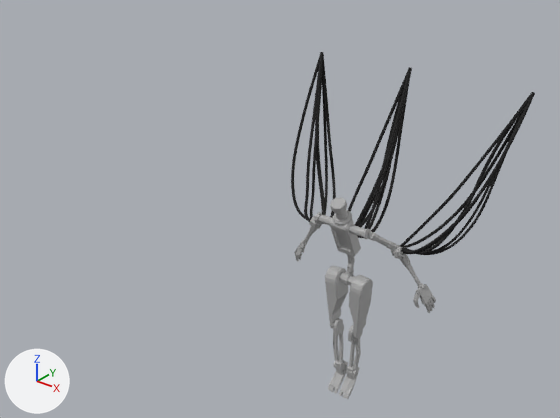
The FBX model Assets/-Ian/Model/Storytelling/RobotEnvironment.fbx as it was, and as the next commit left it.
Camera for both pictures: a 50 mm camera at (78.5, 17.8, 61.7) aimed at (8.0, 105.9, 7.1). The lights are fixed; the arrows at lower left show +X, +Y and +Z. The older version comes first. Where no turn or scale is listed for an object, it has been applied to the vertices. Vertices at exactly the same position are counted once.

Names of what the first picture shows: 'GeoCables', 'Player_Skeleton_Mixamo'.
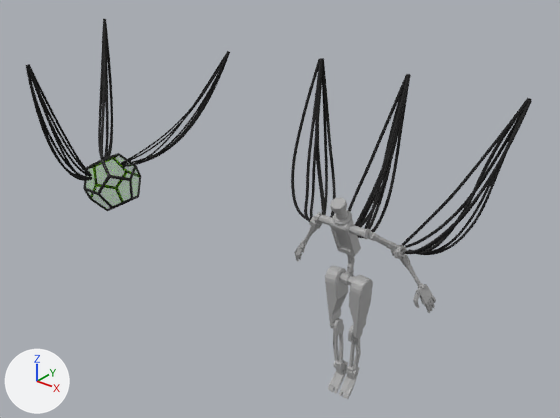
The change in detail:
Material 'M_DecoHedro' (mat_m_decohedro) is new.
Its base color is (0.252, 0.8, 0.0) (green #89e700).
Its metallic is 1.0.
Its alpha is 0.2.
Material 'M_DecoHedroFrame' (mat_m_decohedroframe) is new.
Its base color is (0.0, 0.0, 0.0) (black #000000).
me_geocables is used by ob_geocables; location (25.0, 100.9, -15.0).
me_geocables had 5688 vertices, 5632 faces and spanned x -15.3..18.8, y -0.8..13.4, z 23.7..46.6.
me_geocables now has 8354 vertices, 8149 faces and spans x -67.8..18.8, y -16.2..14.2, z 22.0..45.8.
me_geocables part 1: 3058 vertices added at x -67.8..-33.1, y -16.2..14.2, z 22.0..44.6.
me_geocables part 2: 196 vertices removed from x -7.0..8.1, y -0.8..2.3, z 23.9..25.9.
Other edits to the shape of me_geocables do not show in these pictures.
Mesh me_solid_002 is new.
It has 420 vertices, 494 faces and spans x -5.09..5.09, y -5.09..5.09, z -5.09..5.09.
Faces by material slot: [84, 410].
It uses material mat_m_decohedro (green #89e700).
It uses material mat_m_decohedroframe (black #000000).
Object 'Solid.001' (ob_solid_001) is new; it shows me_solid_002.
Its location is (-25.0, 99.0, 5.0).

Boxes [x1, y1, x2, y2] around the edits, measured in the pictures (560 x 418 px):
'GeoCables', reshaped (107% wider, 16% taller): before [291, 52, 535, 255]; after [26, 19, 532, 255]
'Solid.001', added: after [83, 153, 141, 211]
    faces in mat_m_decohedro (green #89e700): [86, 156, 139, 209]
    faces in mat_m_decohedroframe (black #000000): [83, 153, 141, 211]
part 1 of me_geocables, added: after [26, 19, 230, 181]
part 2 of me_geocables, deleted: before [322, 223, 409, 253]
